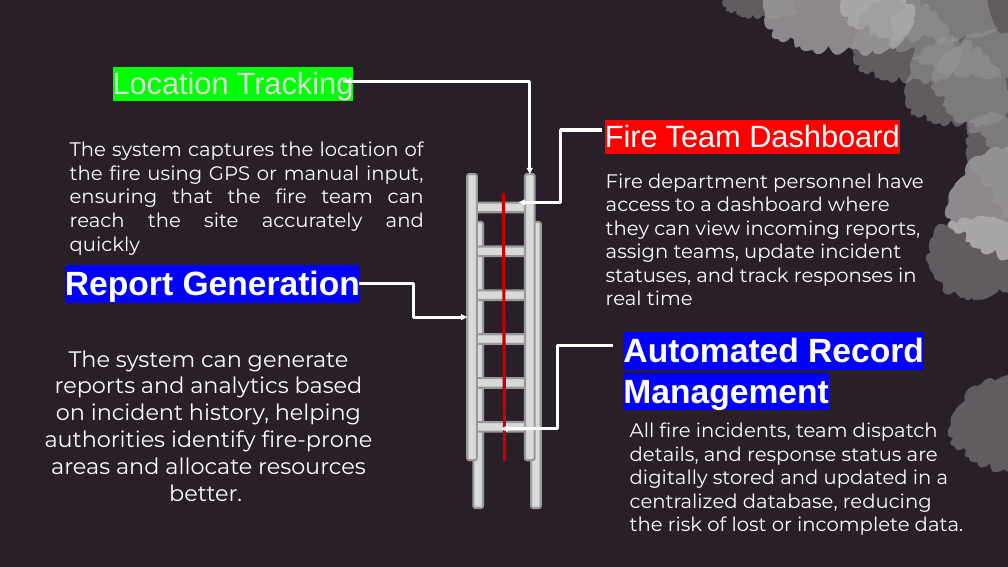
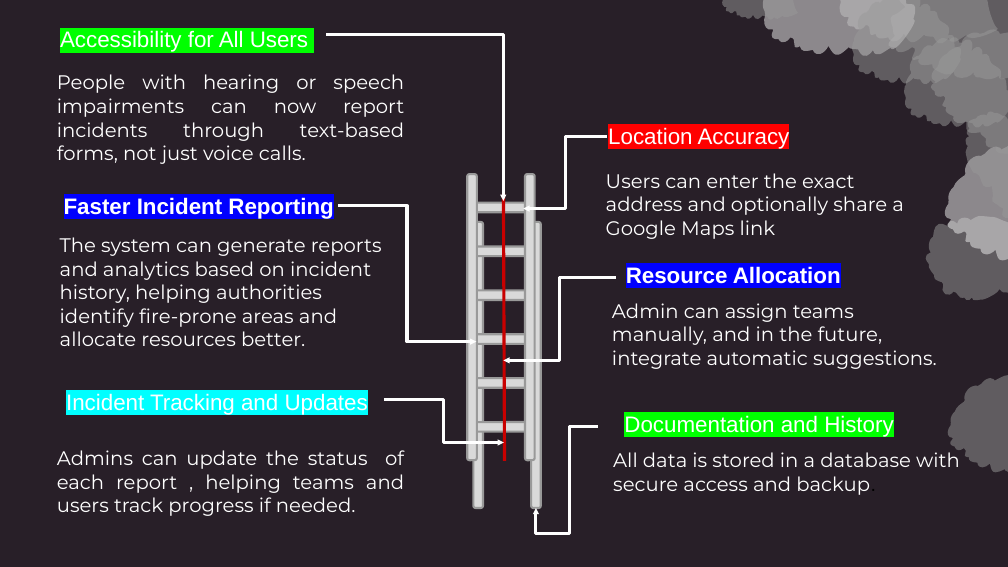
Before and after one commit to Y2k-Yadav/collage-project-, a slide deck: slide 12 of ppt.pptx (slide 18 before the commit). Drawn at 1008x567 pixels with LibreOffice and Linux fonts; fonts in the diff are those of the drawing; background and template pictures are left out. Boxes give left, top, right and bottom in pixels: in the first picture for what was removed or moved away, otherwise in the second. Text is boxed around its words. In the diff, an @@ line names an element or a change of style, - is before the commit and + after.

Commit message:
changes 1 on 30/05/25
all the existing system and proposed system has been changed

```diff
--- a/ppt.pptx
+++ b/ppt.pptx
@@ text at <box>60,30,308,52</box>: text changed; size 22 to 16 pt; text colour #D9D9D9 to #FFFFFF @@
-Location Tracking
+Accessibility for All Users
@@ elbow arrow moved from (344, 82) - (530, 174) to (326, 34) - (503, 201) @@
@@ text at <box>57,74,405,164</box>: text changed @@
-The system captures the location of the fire using GPS or manual input, ensuring that the fire team can reach the site accurately and quickly
+People with hearing or speech impairments can now report incidents through text-based forms, not just voice calls.
@@ elbow arrow moved from (519, 203) - (603, 130) to (523, 209) - (607, 136) @@
@@ text at <box>608,126,790,149</box>: text changed; size 22 to 16 pt @@
-Fire Team Dashboard
+Location Accuracy
@@ text at <box>606,173,904,239</box>: text changed @@
-Fire department personnel have access to a dashboard where they can view incoming reports, assign teams, update incident statuses, and track responses in real time
+Users can enter the exact address and optionally share a Google Maps link
@@ text at <box>64,197,333,219</box>: text changed; size 24 to 16 pt @@
-Report Generation
+Faster Incident Reporting
@@ elbow arrow moved from (468, 318) - (359, 283) to (477, 342) - (338, 206) @@
@@ text "The system can generate reports ...": place and size @@
-text "The system can generate reports ..." at <box>45,350,373,501</box>
+text "The system can generate reports ..." at <box>60,237,382,346</box>
@@ text "The system can generate reports ..." at <box>60,237,382,346</box>: size 16 to 14 pt; alignment centre to left @@
@@ text at <box>626,266,841,284</box>: text changed; size 24 to 16 pt @@
-Automated Record Management
+Resource Allocation
@@ elbow arrow moved from (501, 428) - (614, 346) to (503, 361) - (616, 277) @@
@@ text at <box>612,303,937,369</box>: text changed @@
-All fire incidents, team dispatch details, and response status are digitally stored and updated in a centralized database, reducing the risk of lost or incomplete data.
+Admin can assign teams manually, and in the future, integrate automatic suggestions.
@@ text added at <box>66,393,368,415</box>, 16 pt, text #FFFFFF @@
+Incident Tracking and Updates
@@ elbow arrow added from (384, 399) to (504, 443), #FFFFFF 2.25 pt @@
@@ text added at <box>624,415,893,437</box>, 16 pt, text #FFFFFF @@
+Documentation and History
@@ elbow arrow added from (599, 426) to (536, 508), #FFFFFF 2.25 pt @@
@@ text added at <box>613,448,960,495</box>, 14 pt, text #FFFFFF @@
+All data is stored in a database with secure access and backup.
@@ text added at <box>57,450,404,516</box>, 14 pt, text #FFFFFF @@
+Admins can update the status of each report , helping teams and users track progress if needed.
```
Also in this commit, not shown: 5 other slides changed, 2 slides added, 2 slides removed.
